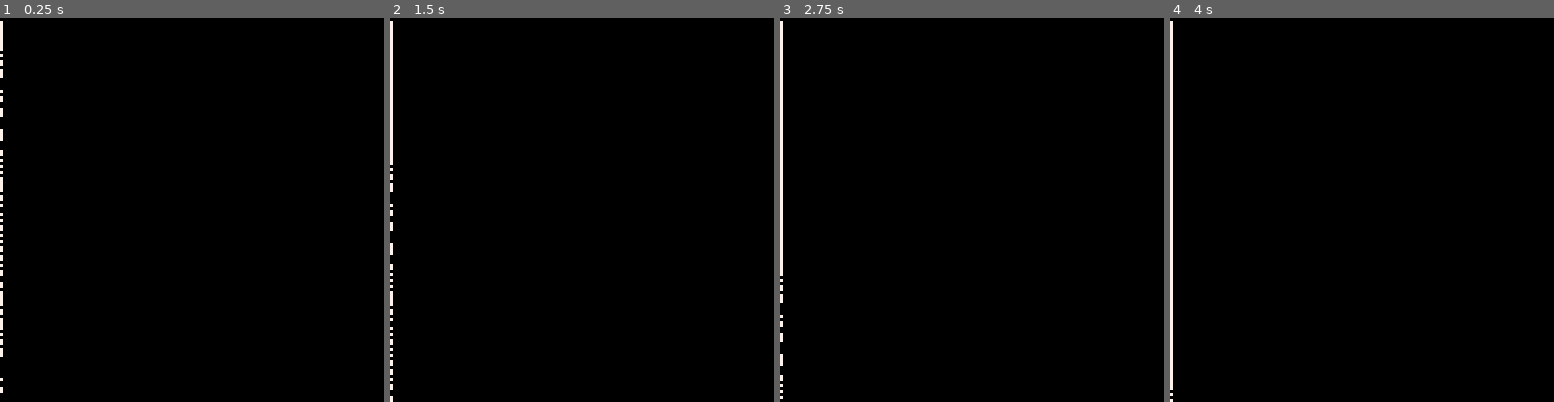
Above: before the commit, frames 1-4 (left to right).
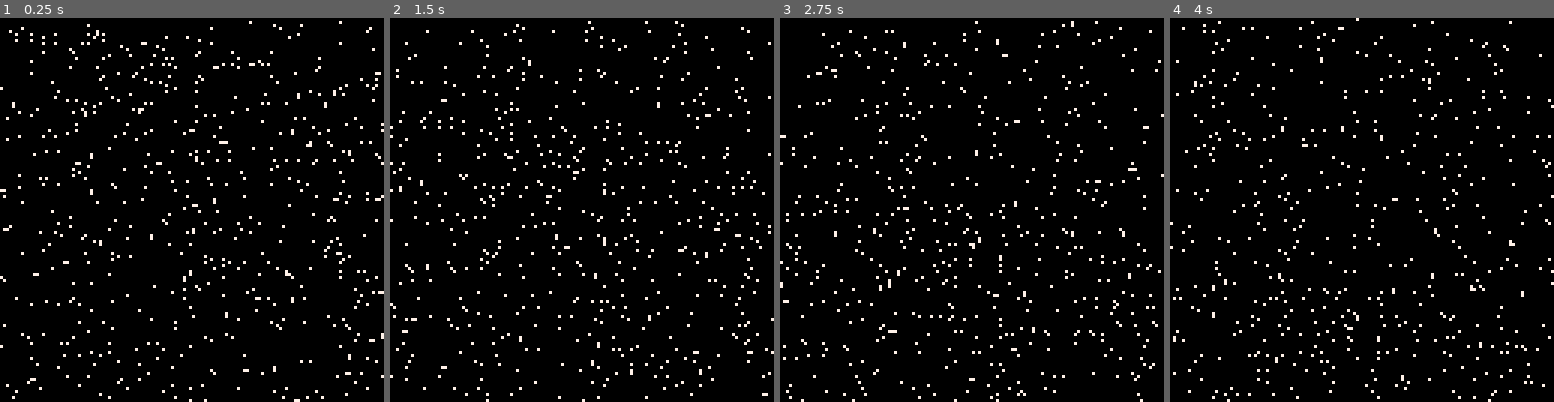
Above: after the commit, the same moments.

Repository: jessemillar/pico-8
Game: PICO-8 cartridge snow/dev/snow.p8
Same seed, same stepped clock (60 frames per second), same inputs: the game is played once before the commit and once after it.
Inputs:
- Up to frame 1 (0.25 s): no input
- Up to frame 2 (1.5 s): no input
- Up to frame 3 (2.75 s): no input
- Up to frame 4 (4 s): no input

The runs differ from the first frame. In frame 1, 3.9% of the frame differs, in the area x 0-100%, y 0-100%; in frame 2, 3.8%; in frame 3, 3.8%; in frame 4, 3.7%.

Commit message:
Added a snow effect

Diff:
--- a/snow/dev/snow.p8
+++ b/snow/dev/snow.p8
@@ -5,24 +5,27 @@
 t=0
 
 function snow()
-	if #snowflakes==0 then
-		for i=0,100 do
-			local flake={x=flr(rnd(127)),y=flr(rnd(127))}
+	if #snowflakes==0 then -- fill the screen with snowflakes
+		for i=0,900 do
+			local flake={x=flr(rnd(200)-36),y=flr(rnd(127))} -- place to the left and right of the screen so we don't see the edges of the sine wave
 			add(snowflakes,flake)
 		end
 	else
-		for i=0,10 do
-			local flake={x=flr(rnd(127)),y=0}
+		for i=0,3 do -- add a few flakes each frame
+			local flake={x=flr(rnd(200)-36),y=0}
 			add(snowflakes,flake)
 		end
 	end
 
 	for flake in all(snowflakes) do
-		flake.y+=1
-		flake.x=sin(t)*10
+		if t%2<1 then -- slow the decent of flakes
+			flake.y+=flr(rnd(2)+1)
+		end
+
+		flake.x+=cos(t/300)/5 -- make flakes float left and right
 		pset(flake.x, flake.y, 7) -- draw the flake
 
-		if flake.y>127 then
+		if flake.y>127 then -- if the flakes are outside the screen delete them
 			del(snowflakes, flake)
 		end
 	end
Not shown, changed: index.html
Not shown, added: snow/index.html
Not shown, added: snow/snow.js
